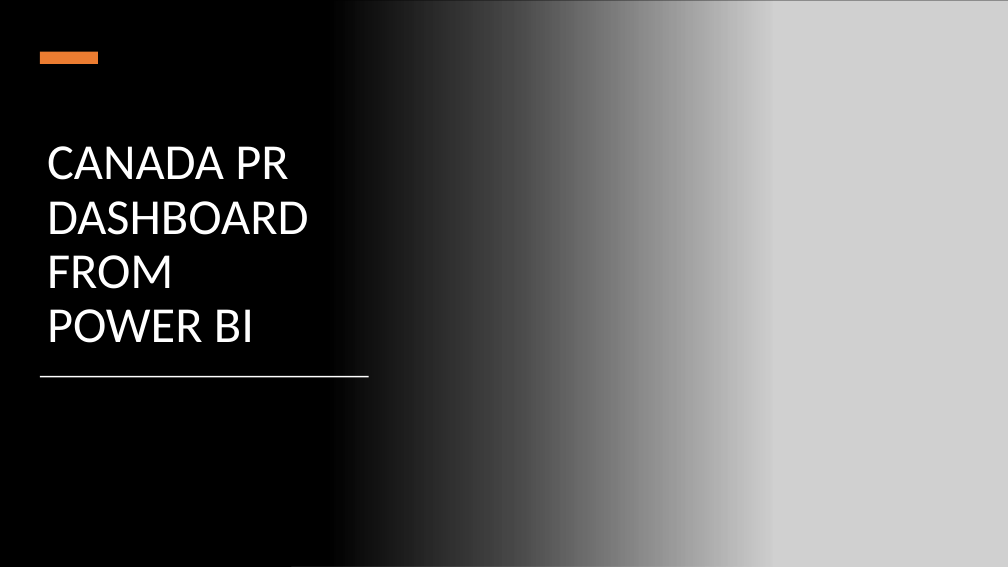
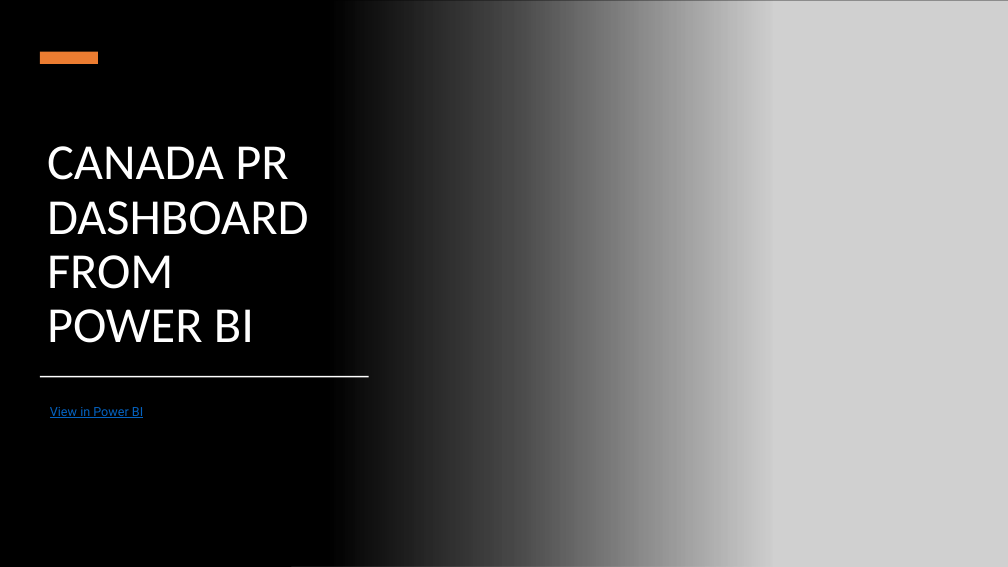
Before and after one commit to abccastro/Canada-PR-Data-Analysis-and-Visualization, a slide deck: slide 11 of Canada PR Data Visualization.pptx. Drawn at 1008x567 pixels with LibreOffice and Linux fonts; fonts in the diff are those of the drawing; grey boxes stand for pictures; background and template pictures are left out. Boxes give left, top, right and bottom in pixels: in the first picture for what was removed or moved away, otherwise in the second. Text is boxed around its words. In the diff, an @@ line names an element or a change of style, - is before the commit and + after.

Commit message:
updates

```diff
--- a/Canada PR Data Visualization.pptx
+++ b/Canada PR Data Visualization.pptx
@@ text added at (50, 407, 143, 418), 12 pt, text #0563C1, underline @@
+View in Power BI
```
